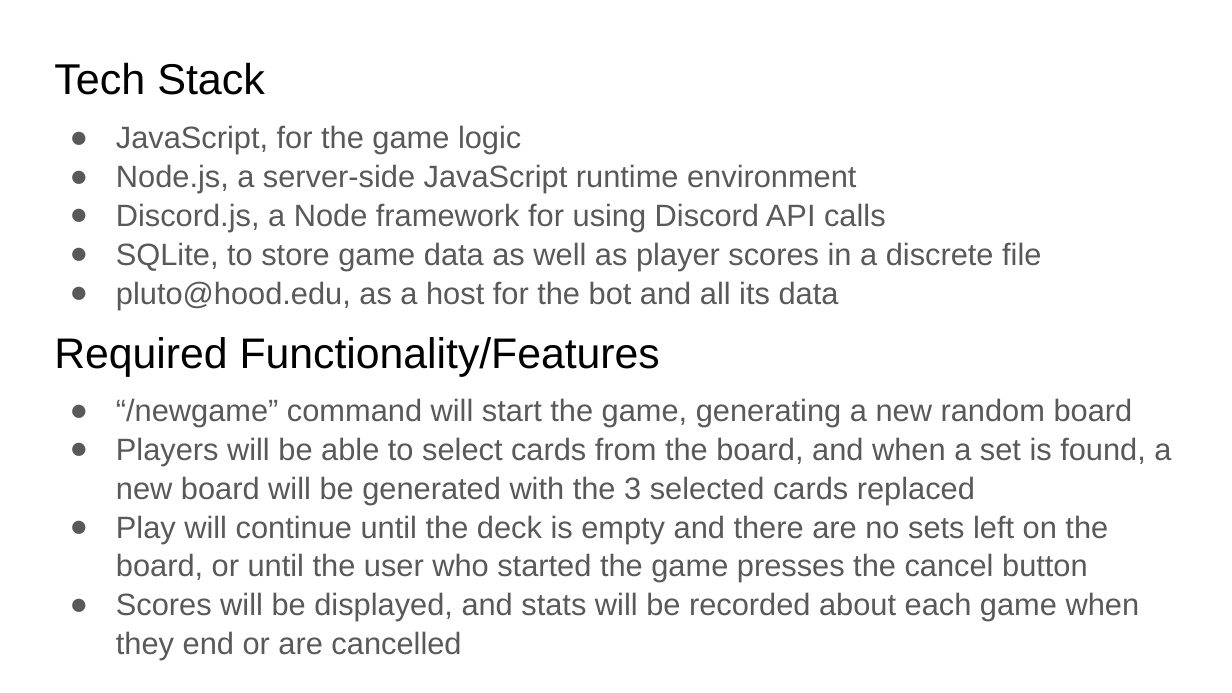
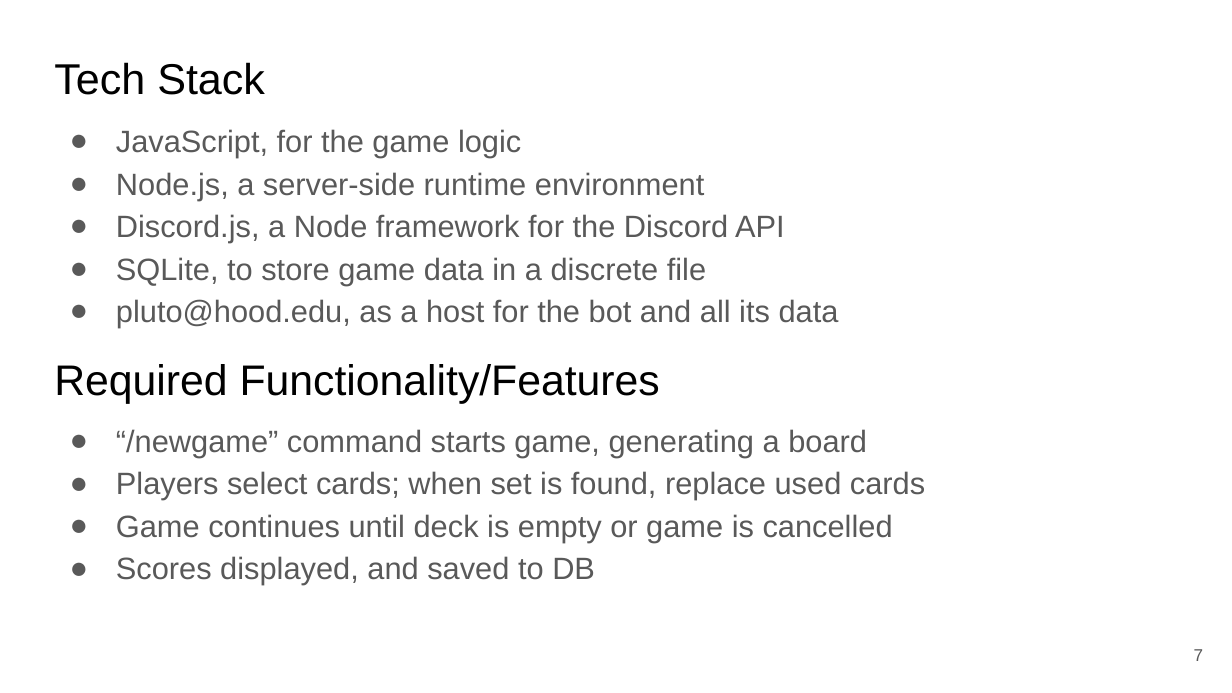
Before and after one commit to alex-algazi/setbot, a slide deck: slide 7 of Midterm Presentation/Midterm Presentation.pptx (slide 11 before the commit). Drawn at 1232x693 pixels with LibreOffice and Linux fonts; fonts in the diff are those of the drawing. Boxes give left, top, right and bottom in pixels: in the first picture for what was removed or moved away, otherwise in the second. Text is boxed around its words. In the diff, an @@ line names an element or a change of style, - is before the commit and + after.

```diff
--- a/Midterm Presentation/Midterm Presentation.pptx
+++ b/Midterm Presentation/Midterm Presentation.pptx
@@ text at [54, 129, 839, 403]: line spacing 1.05 to 1.15; line spacing 0.9 to 1 @@
@@ text at [116, 172, 785, 285]: text changed @@
-● Node.js, a server-side JavaScript runtime environment
-● Discord.js, a Node framework for using Discord API calls
-● SQLite, to store game data as well as player scores in a discrete file
+● Node.js, a server-side runtime environment
+● Discord.js, a Node framework for the Discord API
+● SQLite, to store game data in a discrete file
@@ text at [116, 429, 925, 585]: text changed @@
-● “/newgame” command will start the game, generating a new random board
-● Players will be able to select cards from the board, and when a set is found, a new board will be generated with the 3 selected cards replaced
-● Play will continue until the deck is empty and there are no sets left on the board, or until the user who started the game presses the cancel button
-● Scores will be displayed, and stats will be recorded about each game when they end or are cancelled
+● “/newgame” command starts game, generating a board
+● Players select cards; when set is found, replace used cards
+● Game continues until deck is empty or game is cancelled
+● Scores displayed, and saved to DB
@@ page number added at [1194, 649, 1204, 661], 10 pt, text #595959 @@
+7
```
Also in this commit, not shown: 13 other slides changed, 2 slides added, 6 slides removed, 1 other file.
